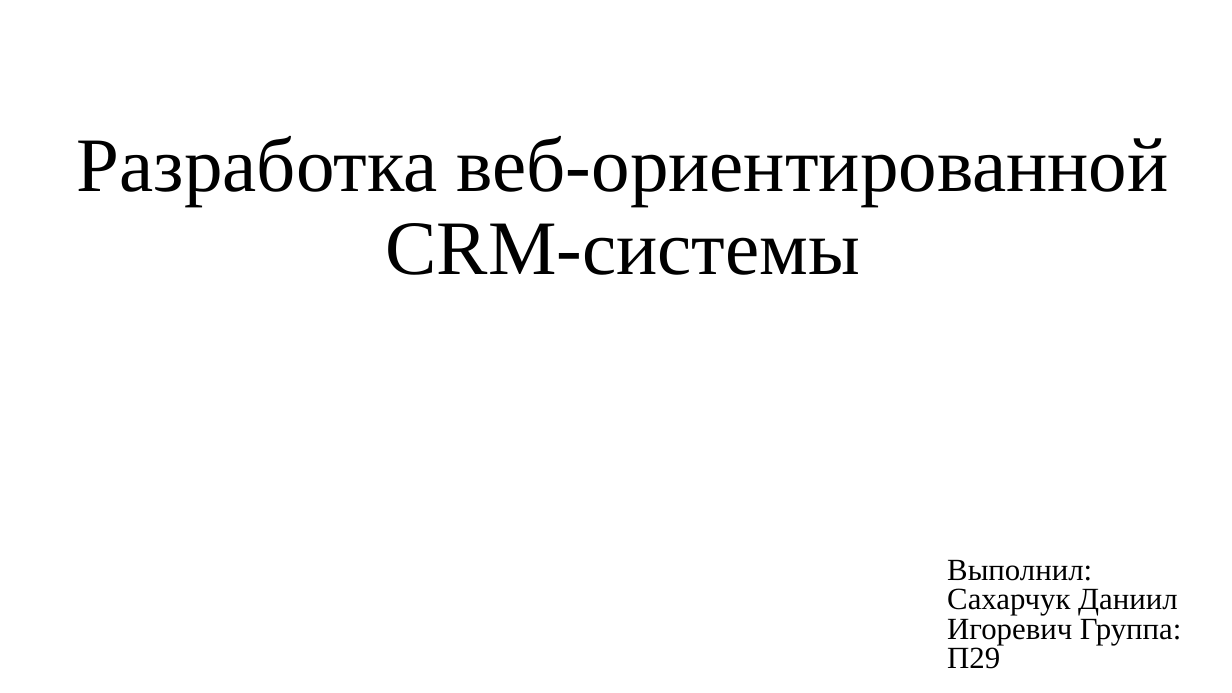
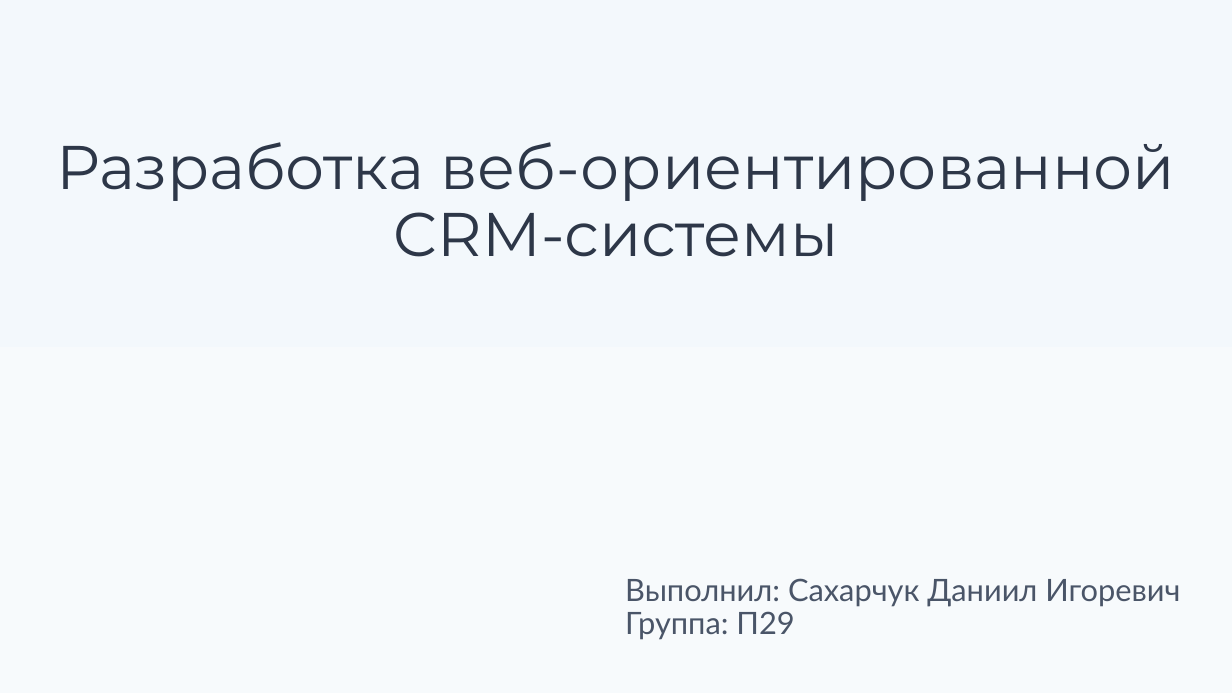
Before and after one commit to k1rer/Diplom-CRM, a slide deck: slide 1 of Resources/CRM.pptx. Drawn at 1232x693 pixels with LibreOffice and Linux fonts; fonts in the diff are those of the drawing. Boxes give left, top, right and bottom in pixels: in the first picture for what was removed or moved away, otherwise in the second. Text is boxed around its words. In the diff, an @@ line names an element or a change of style, - is before the commit and + after.

```diff
--- a/Resources/CRM.pptx
+++ b/Resources/CRM.pptx
@@ background #FFFFFF to gradient #F3F8FC to #F7FAFC @@
@@ title "Разработка веб-ориентированной CRM-системы": place and size @@
-title "Разработка веб-ориентированной CRM-системы" at [77, 136, 1169, 275]
+title "Разработка веб-ориентированной CRM-системы" at [56, 142, 1175, 257]
@@ title "Разработка веб-ориентированной CRM-системы" at [56, 142, 1175, 257]: size 60 to 48 pt, font Times New Roman to Montserrat, text colour #000000 to #2D3748 @@
@@ subtitle "Выполнил: Сахарчук Даниил Игоревич Группа: ...": place and size @@
-subtitle "Выполнил: Сахарчук Даниил Игоревич Группа: ..." at [947, 559, 1181, 669]
+subtitle "Выполнил: Сахарчук Даниил Игоревич Группа: ..." at [625, 578, 1180, 640]
@@ subtitle "Выполнил: Сахарчук Даниил Игоревич Группа: ..." at [625, 578, 1180, 640]: font Times New Roman to Lato, text colour #000000 to #4A5568; line spacing 0.8 to 0.9 @@
```
Also in this commit, not shown: 2 other slides changed, 5 slides added.
